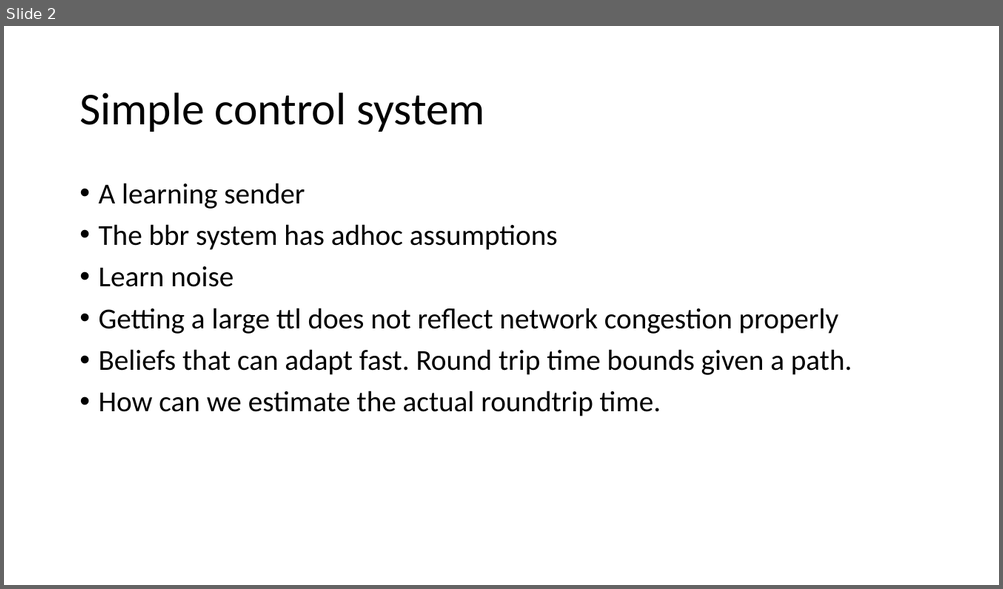
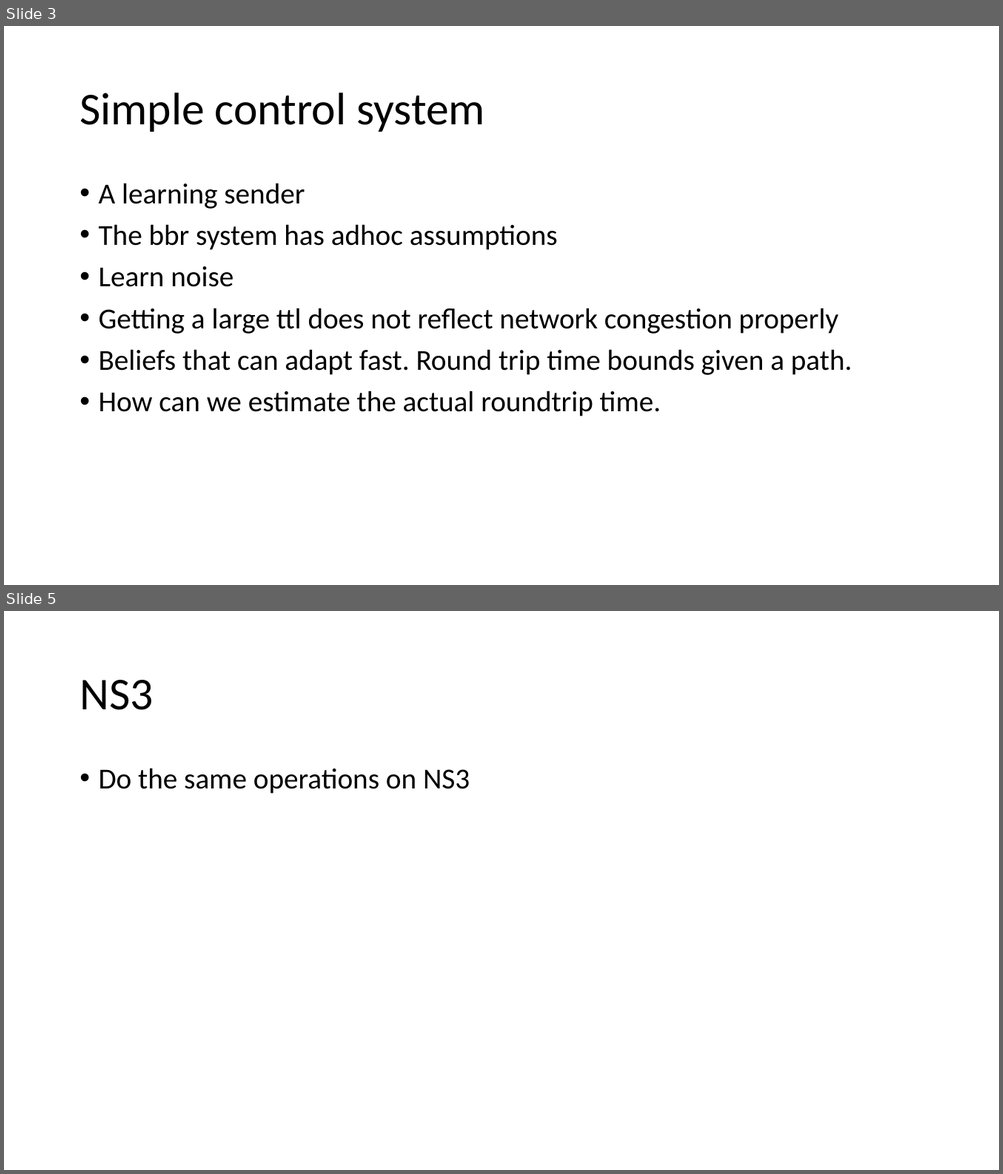
Before and after one commit to adhocmaster/netmad, a slide deck: docs/plan.pptx. Shown one above the other, each under a label of ours: slide 2 before the commit, slides 3 and 5 after it; the slides between them are not shown. The pictures are 1003x589 and 1003x1174 pixels, drawn with LibreOffice and Linux fonts; fonts in the diff are those of the drawing. Boxes give left, top, right and bottom in pixels: in the first picture for what was removed or moved away, otherwise in the second. Text is boxed around its words. In the diff, an @@ line names an element or a change of style, - is before the commit and + after.

```diff
--- a/docs/plan.pptx
+++ b/docs/plan.pptx
@@ slide 5 added at box(4, 611, 999, 1170), background #FFFFFF @@
@@ title added at box(79, 680, 153, 710), 44 pt, text #000000 @@
+NS3
@@ text added at box(99, 768, 469, 794), 28 pt, text #000000 @@
+• Do the same operations on NS3
@@ what was slide 2 is now slide 3 @@
```
Also in this commit, not shown: 1 slide changed, 4 other slides added, 2 other files.
